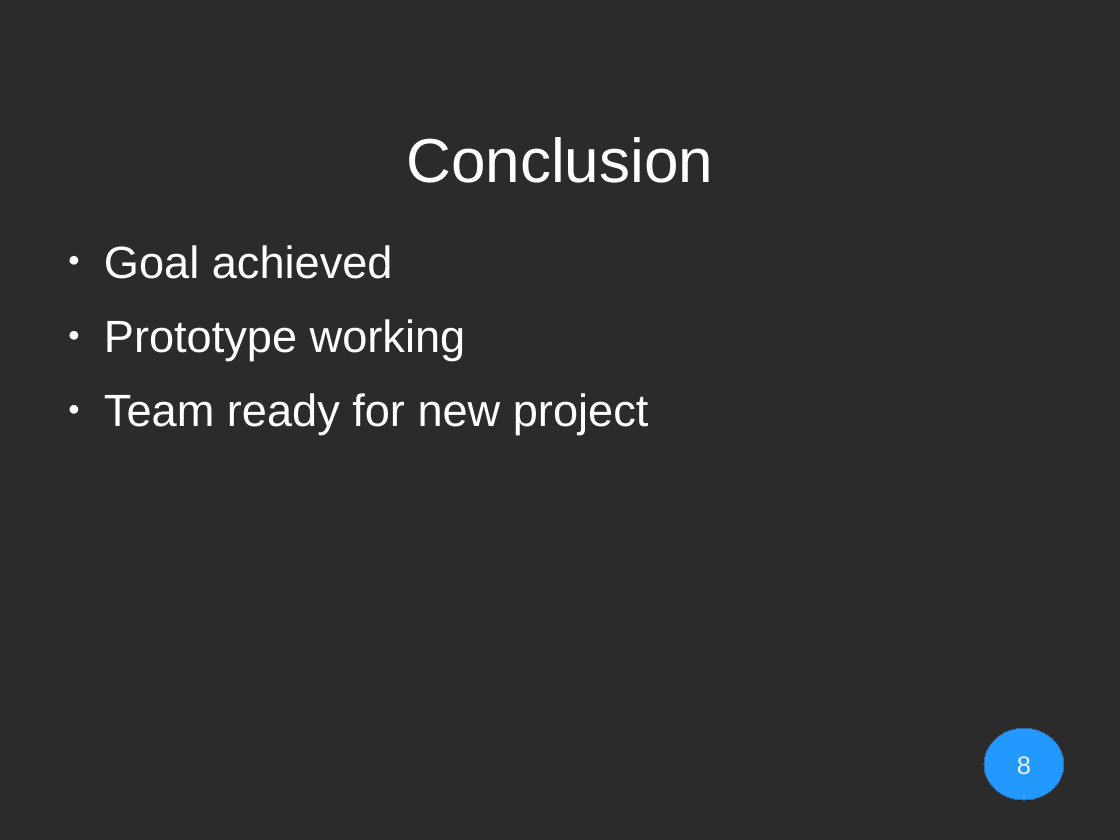
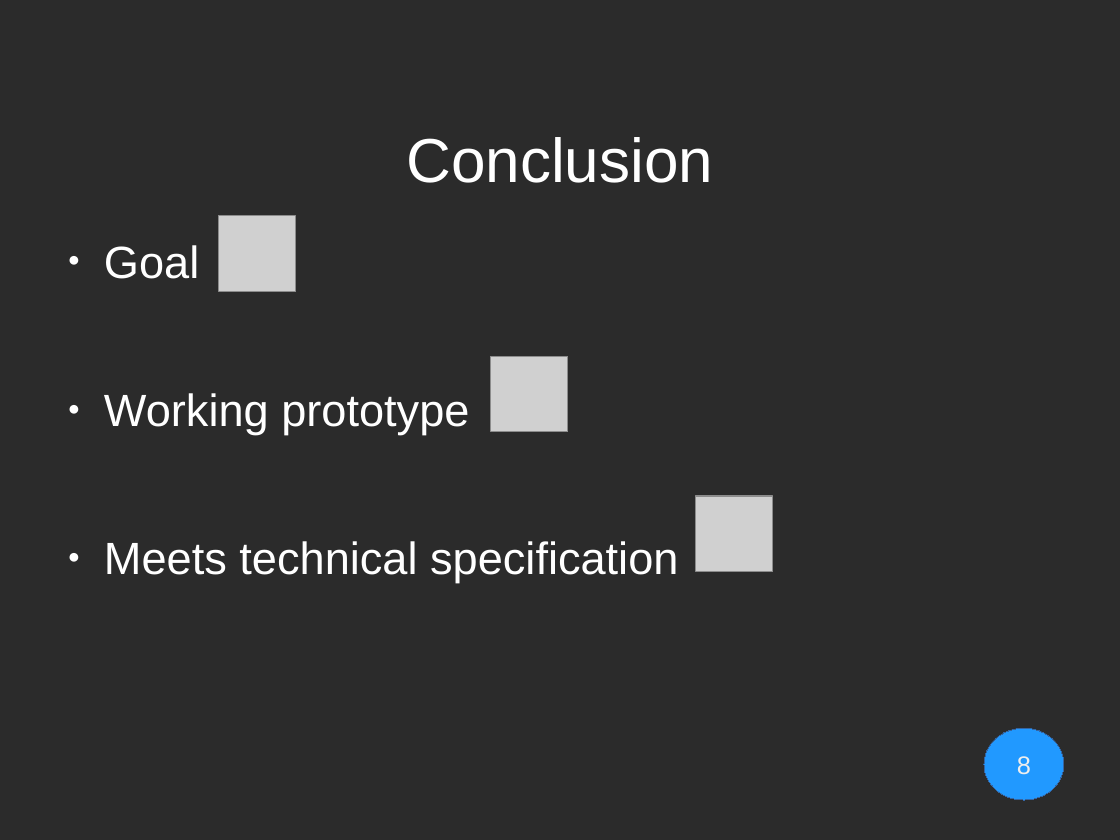
Before and after one commit to Geopras/IdeaWatcher, a slide deck: slide 8 of presentation/bassbiene.odp. Drawn at 1120x840 pixels with LibreOffice and Linux fonts; fonts in the diff are those of the drawing; grey boxes stand for pictures; background and template pictures are left out; a plain dark background stands for a picture behind light text. Boxes give left, top, right and bottom in pixels: in the first picture for what was removed or moved away, otherwise in the second. Text is boxed around its words. In the diff, an @@ line names an element or a change of style, - is before the commit and + after.

```diff
--- a/presentation/bassbiene.odp
+++ b/presentation/bassbiene.odp
@@ picture added at (x1=220, y1=216, x2=297, y2=292) @@
@@ text at (x1=104, y1=245, x2=678, y2=583): text changed @@
-● Goal achieved
-● Prototype working
-● Team ready for new project
+● Goal
+● Working prototype
+● Meets technical specification
@@ picture added at (x1=491, y1=357, x2=568, y2=432) @@
@@ picture added at (x1=696, y1=496, x2=773, y2=571) @@
```
Also in this commit, not shown: 2 other slides changed, 4 other files.
